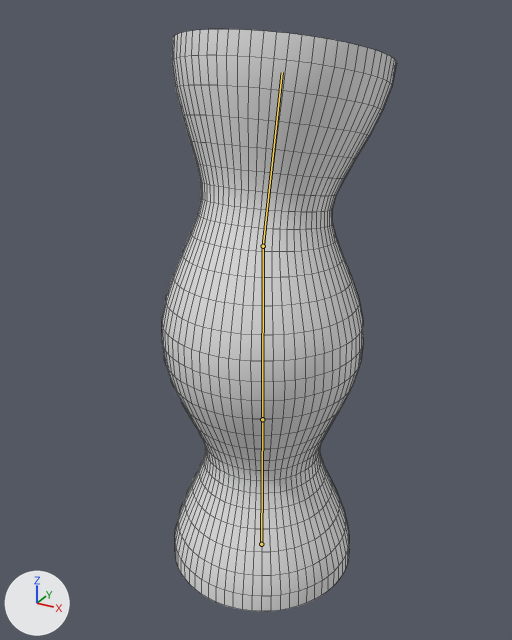
The Blender file Perspectives Puzzle/Assets/Models/mother-BLEND.blend, before and after one commit.
Camera for both pictures: a camera (50 mm lens) standing at (1.15, -2.14, 2.12) and looking at (-0.02, -0.01, 1.06). Every picture has the same lights, and +X, +Y and +Z are marked at lower left. Both versions are drawn at frame 1 of the action 'Movement'; the numbers are the values there. The bones that bend it are drawn over the model as lines. Mesh edges are drawn as thin lines.
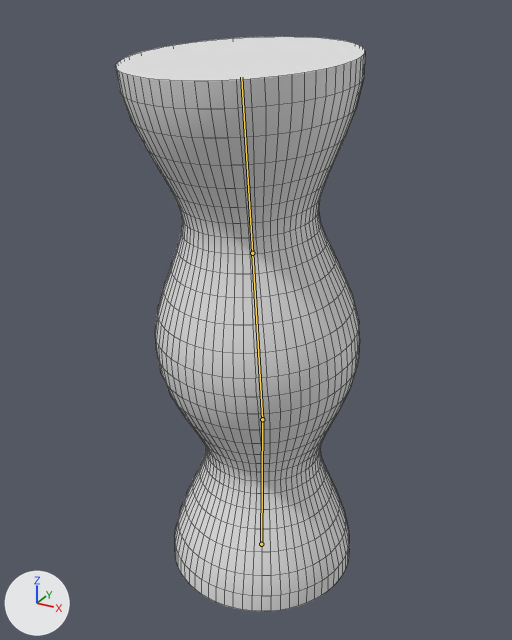
What differs and where, as boxes [x1, y1, x2, y2] in the pictures (512 x 640 px):
'Cylinder', posed (6% wider)
    before: [162, 29, 396, 611]
    after: [116, 36, 365, 611]

Diff of the bpy script that builds the scene:
```diff
--- a/Perspectives Puzzle/Assets/Models/mother-BLEND.blend.py
+++ b/Perspectives Puzzle/Assets/Models/mother-BLEND.blend.py
@@ bone_bone_003 @@
 bone_bone_003 = bpy.data.objects['Armature'].pose.bones['Bone.003']
-bone_bone_003.location = (0.0, -0.25, -0.03)
+bone_bone_003.location = (0.0, -0.807, 0.028)
```
